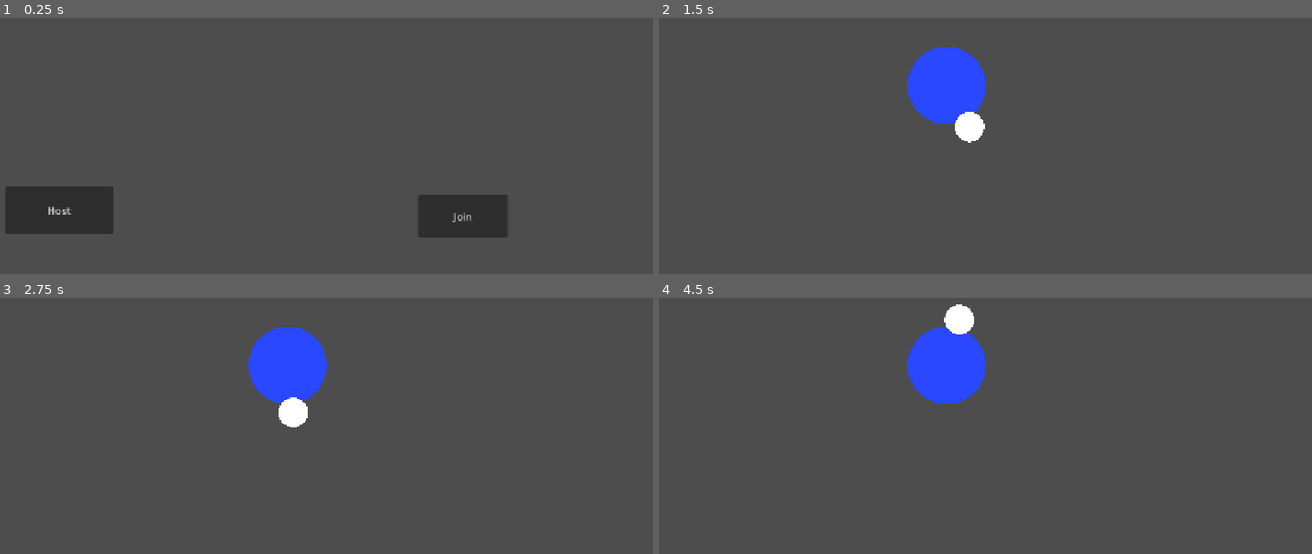
Above: before the commit, frames 1-4 (two rows, left to right).
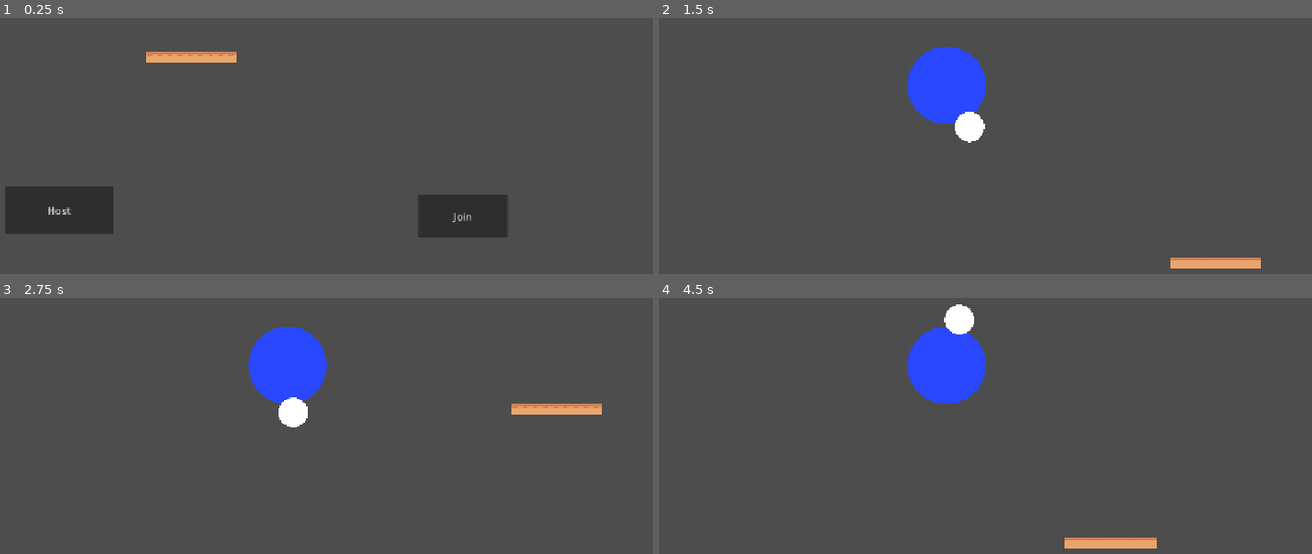
Above: after the commit, the same moments.

Repository: jswanson993/MultiplayerPrototype
Game: Godot game, scene res://main_level.tscn
The game is run twice, just before and just after one commit, with the same random seed, the same clock (stepped at 60 frames per second) and the same inputs.
Inputs (mouse positions are in pixels of both pictures, inside the frame that each line leads up to):
- Up to frame 1 (0.25 s): no input
- Up to frame 2 (1.5 s): tap Enter at 0.5 s; move the mouse to (1109, 64) at 0.52 s; hold Right (ui_right) 0.53-1.25 s; click "Host" at 1.25 s
- Up to frame 3 (2.75 s): tap Space at 2 s; move the mouse to (143, 385) at 2.02 s; hold Down (ui_down) from 2.03 s (still down)
- Up to frame 4 (4.5 s): move the mouse to (outside the picture) at 2.77 s; release Down (ui_down) at 2.78 s; hold Right (ui_right) 2.78-3.53 s; move the mouse to (907, 446) at 3.52 s; hold Up (ui_up) 3.53-4.28 s; move the mouse to (1168, 426) at 4.27 s; hold Left (ui_left) from 4.28 s (still down)

The runs differ from the first frame. In frame 1, 0.6% of the frame differs, in the area x 22-37%, y 13-18%; in frame 2, 0.6%; in frame 3, 0.6%; in frame 4, 0.6%, in the area x 62-77%, y 93-98%.

Commit message:
Start adding tilemaps

Diff:
--- a/main_level.tscn
+++ b/main_level.tscn
@@ -1,11 +1,153 @@
-[gd_scene format=3 uid="uid://dqwvbgiufeh3i"]
+[gd_scene format=4 uid="uid://dqwvbgiufeh3i"]
 
 [ext_resource type="Script" uid="uid://p24qj2wsgx7c" path="res://main_level.gd" id="1_bw3m6"]
+[ext_resource type="Texture2D" uid="uid://dbs1p5n3ly168" path="res://tilemap_packed.png" id="2_6614m"]
+
+[sub_resource type="TileSetAtlasSource" id="TileSetAtlasSource_bhu08"]
+texture = ExtResource("2_6614m")
+0:0/0 = 0
+1:0/0 = 0
+2:0/0 = 0
+3:0/0 = 0
+4:0/0 = 0
+5:0/0 = 0
+6:0/0 = 0
+7:0/0 = 0
+8:0/0 = 0
+9:0/0 = 0
+10:0/0 = 0
+11:0/0 = 0
+0:1/0 = 0
+1:1/0 = 0
+2:1/0 = 0
+3:1/0 = 0
+4:1/0 = 0
+5:1/0 = 0
+6:1/0 = 0
+7:1/0 = 0
+8:1/0 = 0
+9:1/0 = 0
+10:1/0 = 0
+11:1/0 = 0
+0:2/0 = 0
+1:2/0 = 0
+2:2/0 = 0
+3:2/0 = 0
+4:2/0 = 0
+5:2/0 = 0
+6:2/0 = 0
+7:2/0 = 0
+8:2/0 = 0
+9:2/0 = 0
+10:2/0 = 0
+11:2/0 = 0
+0:3/0 = 0
+1:3/0 = 0
+2:3/0 = 0
+3:3/0 = 0
+4:3/0 = 0
+5:3/0 = 0
+6:3/0 = 0
+7:3/0 = 0
+8:3/0 = 0
+9:3/0 = 0
+10:3/0 = 0
+11:3/0 = 0
+0:4/0 = 0
+1:4/0 = 0
+2:4/0 = 0
+3:4/0 = 0
+4:4/0 = 0
+5:4/0 = 0
+6:4/0 = 0
+7:4/0 = 0
+8:4/0 = 0
+9:4/0 = 0
+10:4/0 = 0
+11:4/0 = 0
+0:5/0 = 0
+1:5/0 = 0
+2:5/0 = 0
+3:5/0 = 0
+4:5/0 = 0
+5:5/0 = 0
+6:5/0 = 0
+7:5/0 = 0
+8:5/0 = 0
+9:5/0 = 0
+10:5/0 = 0
+11:5/0 = 0
+0:6/0 = 0
+1:6/0 = 0
+2:6/0 = 0
+3:6/0 = 0
+4:6/0 = 0
+5:6/0 = 0
+6:6/0 = 0
+7:6/0 = 0
+8:6/0 = 0
+9:6/0 = 0
+10:6/0 = 0
+11:6/0 = 0
+0:7/0 = 0
+1:7/0 = 0
+2:7/0 = 0
+3:7/0 = 0
+4:7/0 = 0
+5:7/0 = 0
+6:7/0 = 0
+7:7/0 = 0
+8:7/0 = 0
+9:7/0 = 0
+10:7/0 = 0
+11:7/0 = 0
+0:8/0 = 0
+1:8/0 = 0
+2:8/0 = 0
+3:8/0 = 0
+4:8/0 = 0
+5:8/0 = 0
+6:8/0 = 0
+7:8/0 = 0
+8:8/0 = 0
+9:8/0 = 0
+10:8/0 = 0
+11:8/0 = 0
+0:9/0 = 0
+1:9/0 = 0
+2:9/0 = 0
+3:9/0 = 0
+4:9/0 = 0
+5:9/0 = 0
+6:9/0 = 0
+7:9/0 = 0
+8:9/0 = 0
+9:9/0 = 0
+10:9/0 = 0
+11:9/0 = 0
+0:10/0 = 0
+1:10/0 = 0
+2:10/0 = 0
+3:10/0 = 0
+4:10/0 = 0
+5:10/0 = 0
+6:10/0 = 0
+7:10/0 = 0
+8:10/0 = 0
+9:10/0 = 0
+10:10/0 = 0
+11:10/0 = 0
+
+[sub_resource type="TileSet" id="TileSet_a5vim"]
+uv_clipping = true
+sources/3 = SubResource("TileSetAtlasSource_bhu08")
 
 [node name="MainLevel" type="Node2D" unique_id=697239694]
 script = ExtResource("1_bw3m6")
 
 [node name="Ground" type="TileMapLayer" parent="." unique_id=1990184768]
+tile_map_data = PackedByteArray("AAAWABEAAwACAAQAAAAXABEAAwACAAQAAAAYABEAAwACAAQAAAAZABEAAwACAAQAAAAaABEAAwACAAQAAAAbABEAAwACAAQAAAAcABEAAwACAAQAAAAdABEAAwACAAQAAAAeABEAAwACAAQAAAA=")
+tile_set = SubResource("TileSet_a5vim")
 
 [node name="Players" type="Node2D" parent="." unique_id=796137103]
 
Binary file added: tilemap_packed.png
Not shown, added: tilemap_packed.png.import
